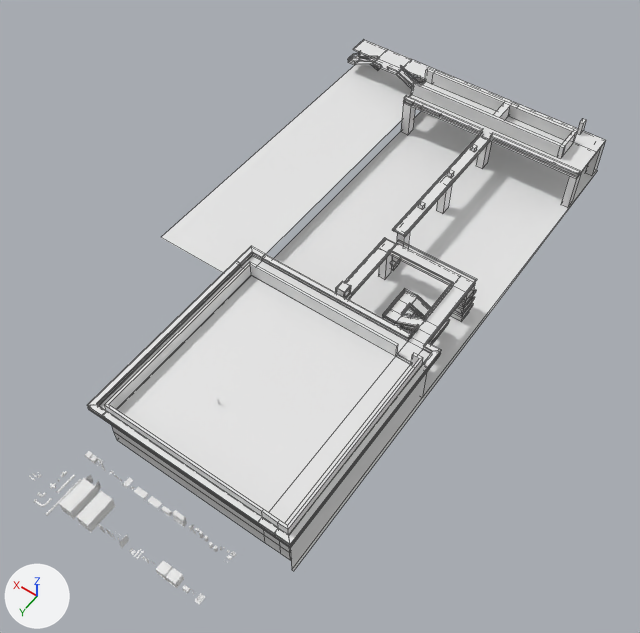
The Blender file Level Design/Masked.blend as it was, and as the next commit left it.
Before and after are seen from a 50 mm lens placed at (-57.3, 52.6, 132.9), pointed at (3.6, -32.7, -1.1). Arrows for +X, +Y and +Z are at lower left; the lights stay in place. The older version comes first. Mesh edges are drawn as thin lines on the coarser meshes.

In view in the first picture: 'Container_01', 'Esteira.001', 'Level' and 15 more.
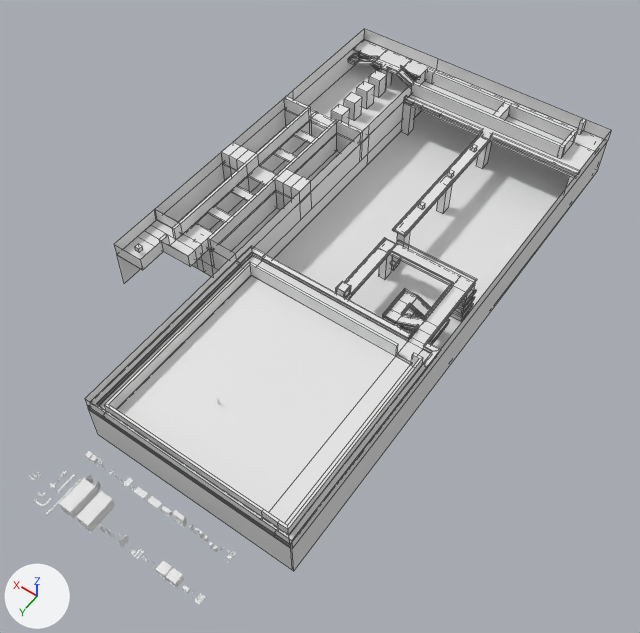
Diff of the bpy script that builds the scene:
```diff
--- a/Level Design/Masked.blend.py
+++ b/Level Design/Masked.blend.py
@@ me_plane_004 @@
 # used by ob_level; location = (0.0, 0.0, 0.0)
-me_plane_004.from_pydata(...)  # 1034 vertices, 936 faces; spans x -22.3..40.0, y -101.6..10.7, z -1.5..10.0
+me_plane_004.from_pydata(...)  # 1262 vertices, 1142 faces; spans x -22.3..40.0, y -101.6..10.7, z -1.5..10.0
+# me_plane_004 part 1: the loose piece of 8 vertices spanning x -1.3..0.3, y -101.6..-99.3, z -1.5..6.7 is copied, and the copy is moved by (30.5, 4.4, 0.0); it spans x 29.2..30.8, y -97.2..-94.9, z -1.5..6.7
+# me_plane_004 part 2: a new loose piece of 156 vertices spanning x 20.0..40.0, y -73.4..-28.5, z 2.0..10.0
+# me_plane_004 part 3: 8 vertices added at x 26.6..33.3, y -32.3..-28.5, z 6.7..7.1
+# other edits to the shape of me_plane_004 do not show in these pictures
@@ me_plane_005 @@
 # used by ob_paredes; location = (-1.0, -10.2, 4.3); scale = (20.9, 20.9, 20.9)
-me_plane_005.from_pydata(...)  # 34 vertices, 22 faces; spans x -1.02..1.96, y -4.36..1.0, z -0.27..0.28
+me_plane_005.from_pydata(...)  # 100 vertices, 70 faces; spans x -1.02..1.96, y -4.36..1.0, z -0.27..0.28
+# me_plane_005 part 4: a new loose piece, a box spanning x 1.774..1.82, y -0.49..-0.445, z 0.179..0.224
+# me_plane_005 part 5: a new loose piece of 16 vertices spanning x 1.64..1.96, y -0.87..-0.78, z 0.14..0.28
+# me_plane_005 part 6
+# 5 faces are deleted
+# 7 vertices in x 1.01, y -4.36..-4.15, z -0.27..0.28 move by (-0.01, 0.0, 0.0)
+# 3 vertices move from x 1.01, y -0.87, z -0.27..0.28 to x 1.64..1.96, y -0.87..-0.33, z -0.27..0.28
+# 32 vertices are added at x 1.0..1.96, y -3.02..-0.33, z -0.27..0.28
+# 5 new vertices lie (-0.32, 0.0, 0.0) away from vertices in x 1.01..1.96, y -0.87, z -0.27..0.28
+# 5 new vertices lie (0.0, 0.0, 0.14) away from vertices in x 1.64..1.67, y -0.69..-0.61, z 0.14
+# 33 new faces join them
@@ me_plane_035 @@
+me_plane_035.from_pydata([(26.63, -58.32, 7.11), (26.63, -58.32, 6.74), (33.31, -58.32, 7.11), (33.31, -58.32, 6.74), (26.63, -56.28, 7.11), (26.63, -56.28, 6.74), (33.31, -56.28, 7.11), (33.31, -56.28, 6.74)], [], [(4, 0, 2, 6), (5, 4, 6, 7), (0, 1, 3, 2), (1, 5, 7, 3)])
@@ me_plane_031 @@
+me_plane_031.from_pydata(...)  # a box spanning x 28.5..31.4, y -93.8..-90.9, z 2.0..6.7; a box spanning x 28.5..31.4, y -88.8..-85.9, z 2.0..6.7; a box spanning x 28.5..31.4, y -83.8..-80.9, z 2.0..6.7; a box spanning x 28.5..31.4, y -78.8..-75.9, z 2.0..6.7
@@ ob_paredes @@
 ob_paredes.scale = (20.9, 20.9, 20.9)
-ob_paredes.hide_set(True)
@@ ob_wallride_003 @@
+ob_wallride_003 = bpy.data.objects.new('WallRide.003', me_plane_035)
+ob_wallride_003.parent = ob_level
+ob_wallride_003.location = (0.0, 13.14, 0.0)
@@ ob_wallride_002 @@
+ob_wallride_002 = bpy.data.objects.new('WallRide.002', me_plane_035.copy())
+ob_wallride_002.parent = ob_level
+ob_wallride_002.location = (0.0, 20.39, 0.0)
@@ ob_wallride_001 @@
+ob_wallride_001 = bpy.data.objects.new('WallRide.001', me_plane_035.copy())
+ob_wallride_001.parent = ob_level
+ob_wallride_001.location = (0.0, -8.143, 0.0)
@@ ob_wallride @@
+ob_wallride = bpy.data.objects.new('WallRide', me_plane_035.copy())
+ob_wallride.parent = ob_level
+ob_wallride.location = (0.0, -0.895, 0.0)
@@ ob_plataformas @@
+ob_plataformas = bpy.data.objects.new('Plataformas', me_plane_031)
+ob_plataformas.parent = ob_level
+ob_plataformas.location = (0.0, 0.0, 0.0)
```

Location of each change, [x1, y1, x2, y2] in pixels of the pictures (640 x 633 px):
'Level', reshaped: before [87, 40, 606, 571]; after [90, 40, 604, 540]
'Paredes', shown: after [85, 29, 611, 571]
'Plataformas', added: after [331, 70, 386, 125]
'WallRide.002', added: after [207, 206, 232, 223]
'WallRide.003', added: after [230, 186, 254, 201]
'WallRide', added: after [273, 148, 296, 163]
'WallRide.001', added: after [293, 130, 316, 143]
part 1 of me_plane_004, added: after [381, 69, 392, 87]
part 2 of me_plane_004, added: after [179, 96, 362, 263]
part 3 of me_plane_004, added: after [183, 223, 213, 244]
part 4 of me_plane_005, added: after [135, 244, 143, 253]
part 5 of me_plane_005, added: after [154, 209, 183, 240]
part 6 of me_plane_005, built on: after [114, 29, 422, 284]
